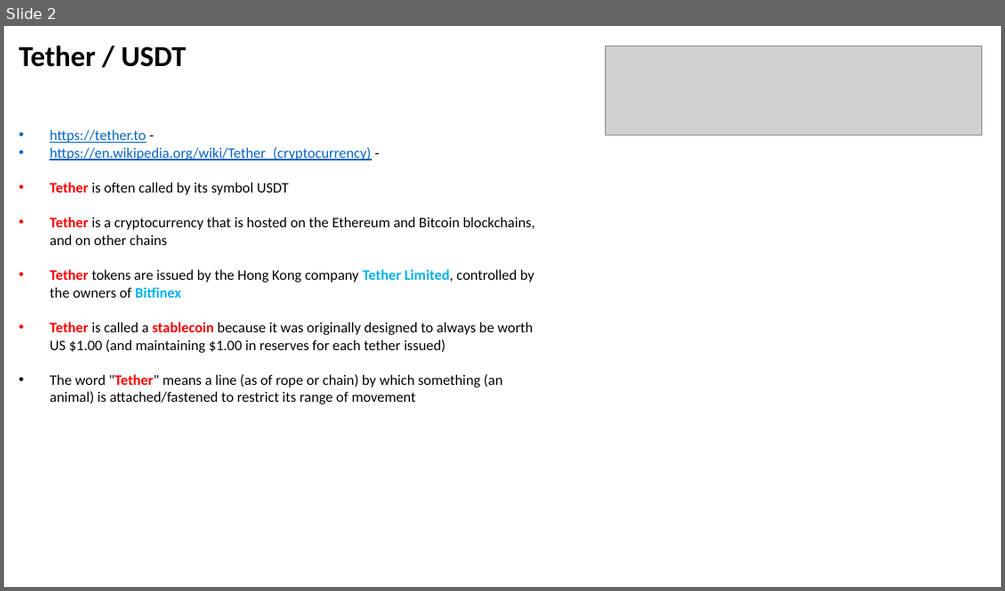
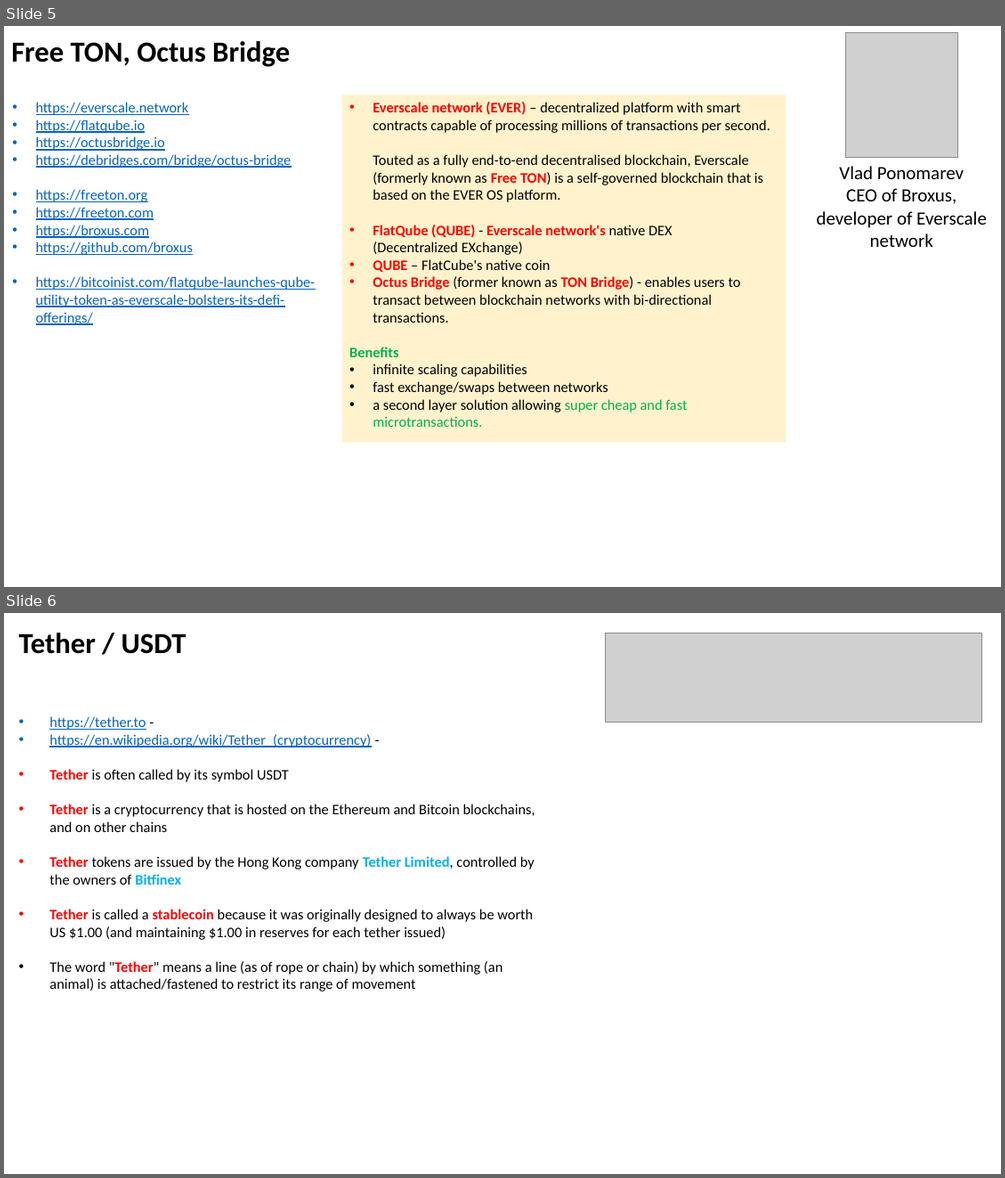
Before and after one commit to lselector/crypto, a slide deck: crypto_04_stable_coins.pptx. Shown one above the other, each under a label of ours: slide 2 before the commit, slides 5 and 6 after it. The pictures are 1005x591 and 1005x1178 pixels, drawn with LibreOffice and Linux fonts; fonts in the diff are those of the drawing; grey boxes stand for pictures. Boxes give left, top, right and bottom in pixels: in the first picture for what was removed or moved away, otherwise in the second. Text is boxed around its words. In the diff, an @@ line names an element or a change of style, - is before the commit and + after.

```diff
--- a/crypto_04_stable_coins.pptx
+++ b/crypto_04_stable_coins.pptx
@@ slide 5 added at [4, 26, 1001, 587], background #FFFFFF @@
@@ text added at [11, 41, 290, 67], 28 pt, text #000000, bold @@
+Free TON, Octus Bridge
@@ picture added at [845, 32, 957, 157] @@
@@ text added at [36, 102, 316, 325], 14 pt, text #0563C1, underline @@
+• https://everscale.network
+• https://flatqube.io
+• https://octusbridge.io
+• https://debridges.com/bridge/octus-bridge
+• https://freeton.org
+• https://freeton.com
+• https://broxus.com
+• https://github.com/broxus
+• https://bitcoinist.com/flatqube-launches-qube-utility-token-as-everscale-bolsters-its-defi-offerings/
@@ rectangle added at [342, 95, 785, 442], fill #FFF2CC, 14 pt, text #000000 @@
+• Everscale network (EVER) – decentralized platform with smart contracts capable of processing millions of transactions per second.
+  Touted as a fully end-to-end decentralised blockchain, Everscale (formerly known as Free TON) is a self-governed blockchain that is based on the EVER OS platform.
+• FlatQube (QUBE) - Everscale network's native DEX
+  (Decentralized EXchange)
+• QUBE – FlatCube's native coin
+• Octus Bridge (former known as TON Bridge) - enables users to transact between blockchain networks with bi-directional transactions.
+Benefits
+• infinite scaling capabilities
+• fast exchange/swaps between networks
+• a second layer solution allowing super cheap and fast microtransactions.
@@ text added at [817, 166, 987, 247], 18 pt, text #000000 @@
+Vlad Ponomarev
+CEO of Broxus,
+developer of Everscale network
@@ what was slide 2 is now slide 6 @@
```
Also in this commit, not shown: 1 slide changed, 4 other slides added, 1 other file.
